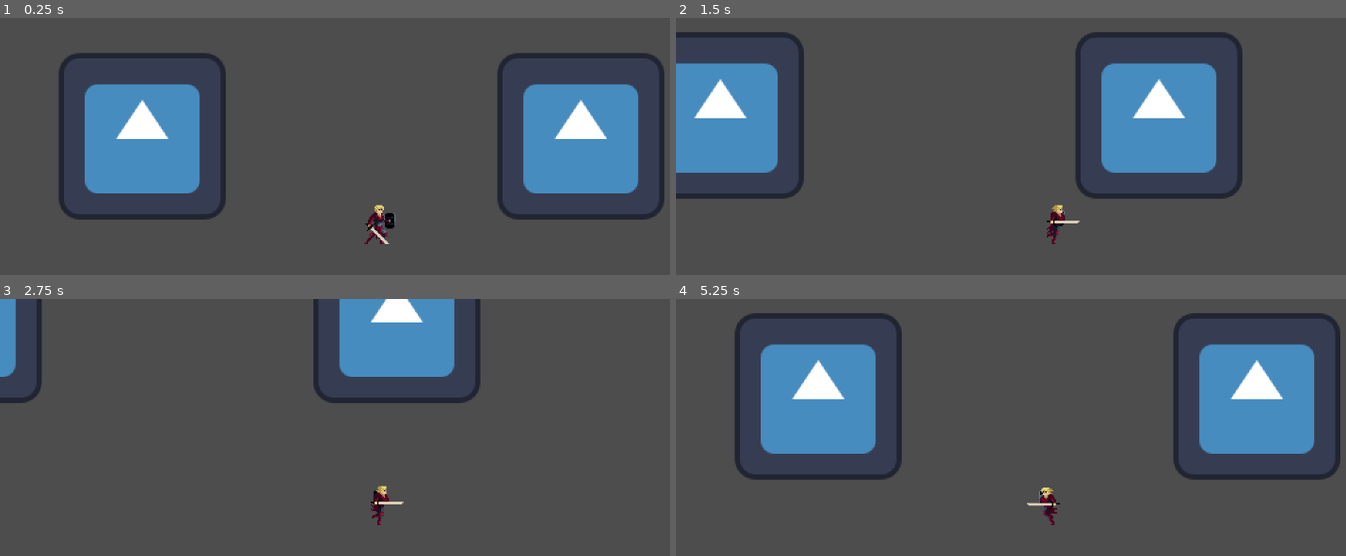
Above: before the commit, frames 1-4 (two rows, left to right).
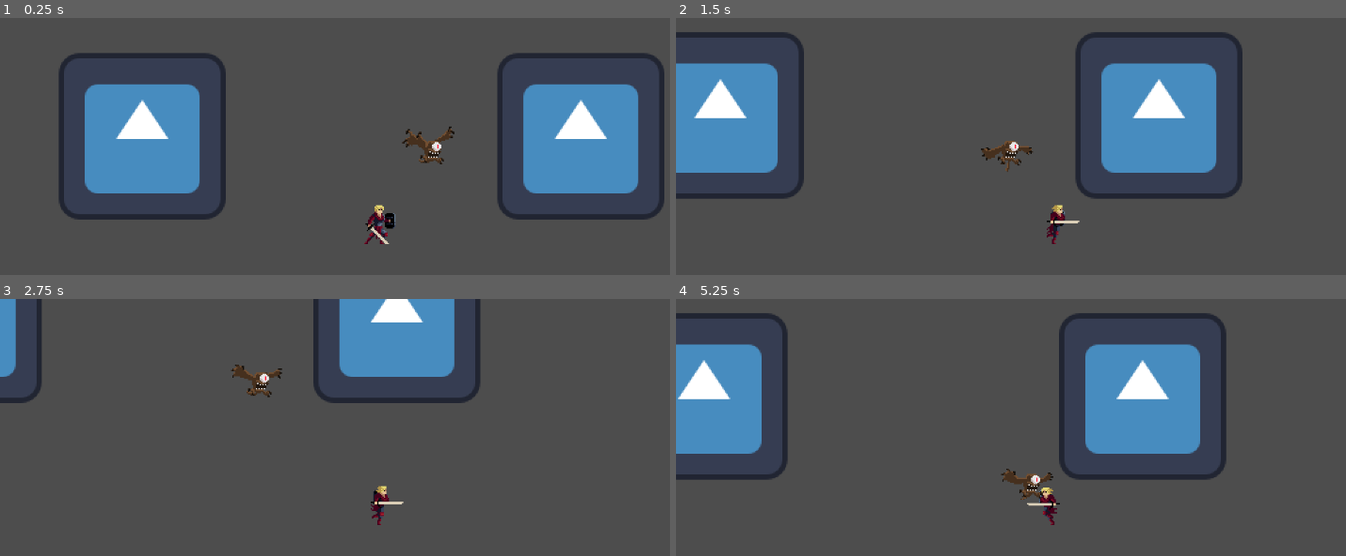
Above: after the commit, the same moments.

Repository: PolyBytes/Jame-Gam-39
Game: Godot game, scene res://Levels/Prototyping.tscn
Same seed, same stepped clock (60 frames per second), same inputs: the game is played once before the commit and once after it. The engine's default icon, where the game draws it, is replaced by a stand-in: a white triangle on a blue panel in a dark square.
Inputs:
- Up to frame 1 (0.25 s): no input
- Up to frame 2 (1.5 s): hold D (move_right) 0.53-1.28 s; tap Space (dodge_roll) at 0.6, 1.35 s; hold S (move_down) from 1.28 s (still down)
- Up to frame 3 (2.75 s): release S (move_down) at 2.03 s; hold D (move_right) from 2.03 s (still down); tap Space (dodge_roll) at 2.1 s
- Up to frame 4 (5.25 s): release D (move_right) at 2.78 s; hold W (move_up) 2.78-3.53 s; tap Space (dodge_roll) every 0.75 s from 2.85 to 5.1 s; hold A (move_left) 3.53-5.03 s; hold S (move_down) from 5.03 s (still down)

The runs differ from the first frame. In frame 1, 0.4% of the frame differs, in the area x 59-68%, y 42-57%; in frame 2, 0.4%; in frame 3, 0.4%; in frame 4, 32%, in the area x 0-100%, y 5-79%.

Commit message:
Implemented Basic AI for Flying Eye

Diff:
--- a/Enemies/Flying-Eye/FlyingEye.gd
+++ b/Enemies/Flying-Eye/FlyingEye.gd
@@ -1,5 +1,16 @@
 extends CharacterBody2D
 
-var movement_speed: float = 300
+var movement_speed: float = 1000
+var target_player: CharacterBody2D
+
+func _ready():
+	target_player = get_tree().get_first_node_in_group("player")
 
 func _physics_process(delta):
+	if not target_player:
+		return
+
+	var movement_angle: Vector2 = position.direction_to(target_player.position)
+
+	velocity = movement_angle * movement_speed * delta
+	move_and_slide()
--- a/Enemies/Flying-Eye/FlyingEye.tscn
+++ b/Enemies/Flying-Eye/FlyingEye.tscn
@@ -123,6 +123,7 @@
 transitions = ["Start", "idle", SubResource("AnimationNodeStateMachineTransition_3165y"), "idle", "death", SubResource( …(516 unchanged characters)…
 
 [node name="FlyingEye" type="CharacterBody2D"]
+z_index = 4
 script = ExtResource("1_osiu1")
 
 [node name="CollisionShape2D" type="CollisionShape2D" parent="."]
@@ -134,7 +135,7 @@
 texture = ExtResource("1_nul23")
 hframes = 8
 vframes = 4
-frame = 4
+frame = 6
 metadata/_edit_lock_ = true
 
 [node name="AnimationPlayer" type="AnimationPlayer" parent="."]
--- a/Levels/Prototyping.tscn
+++ b/Levels/Prototyping.tscn
@@ -1,7 +1,8 @@
-[gd_scene load_steps=3 format=3 uid="uid://cdlauat43712e"]
+[gd_scene load_steps=4 format=3 uid="uid://cdlauat43712e"]
 
 [ext_resource type="PackedScene" uid="uid://wtvoou0ci41m" path="res://Player/Player.tscn" id="1_wjuan"]
 [ext_resource type="Texture2D" uid="uid://be4c7wpiyxvf1" path="res://icon.svg" id="2_7cvii"]
+[ext_resource type="PackedScene" uid="uid://cs8mxbjjxk1h3" path="res://Enemies/Flying-Eye/FlyingEye.tscn" id="3_xaka4"]
 
 [node name="Prototyping" type="Node2D"]
 
@@ -14,3 +15,6 @@
 [node name="Icon2" type="Sprite2D" parent="."]
 position = Vector2(157, -71)
 texture = ExtResource("2_7cvii")
+
+[node name="FlyingEye" parent="." instance=ExtResource("3_xaka4")]
+position = Vector2(40, -67)
